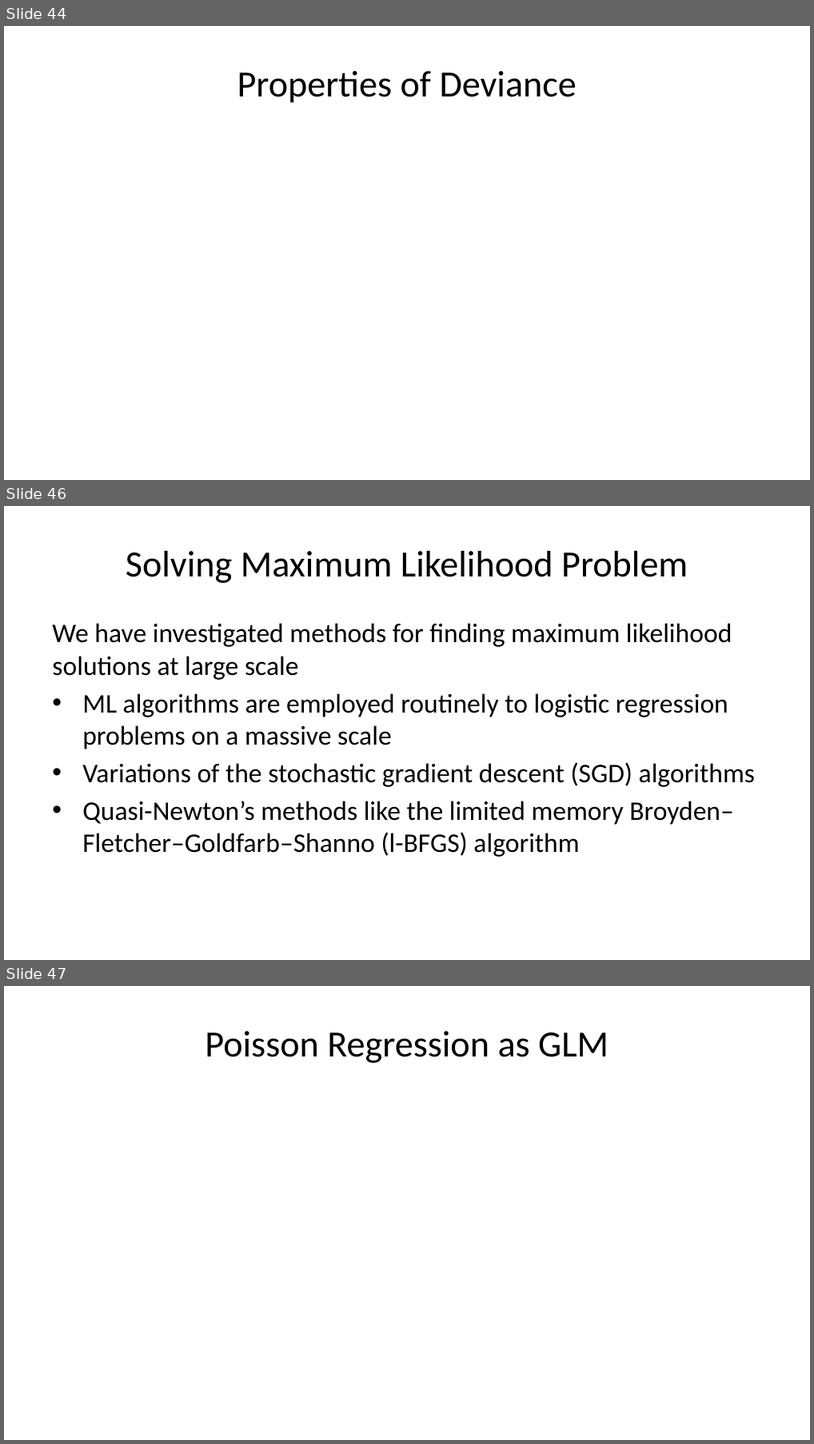
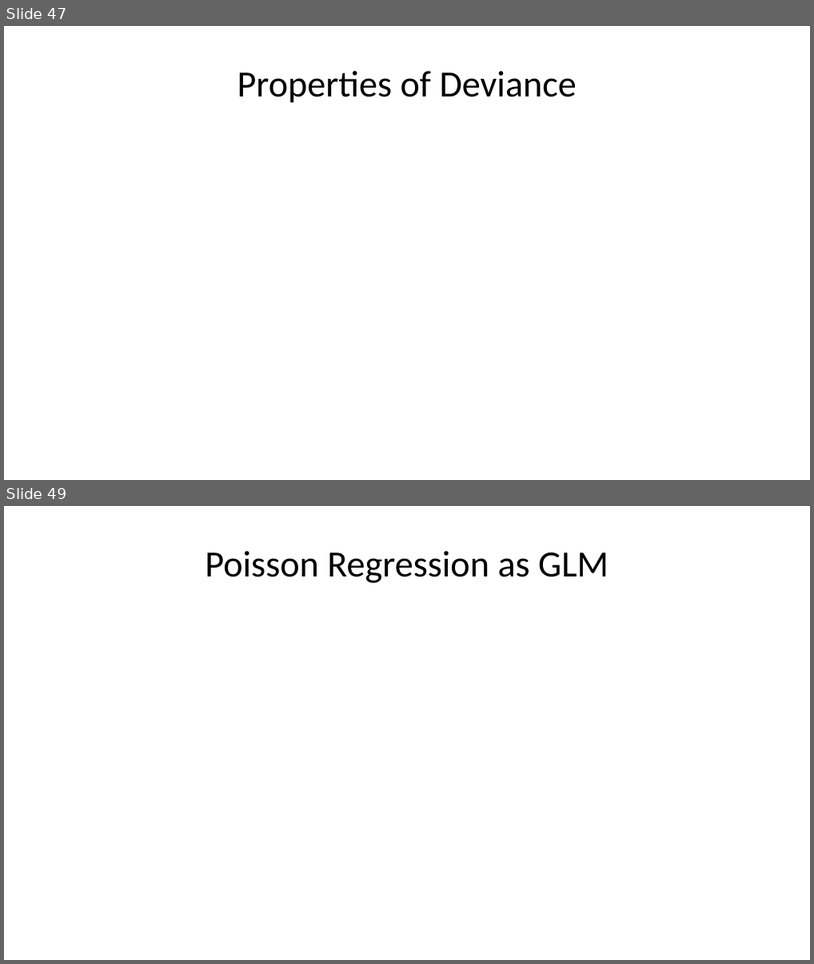
Before and after one commit to StephenElston/CSCI-E-83, a slide deck: LectureSlides/09_GeneralizingTheLinearModel.pptx. Shown one above the other, each under a label of ours: slides 44, 46 and 47 before the commit, slides 47 and 49 after it; the slides between them are not shown. The pictures are 814x1444 and 814x964 pixels, drawn with LibreOffice and Linux fonts; fonts in the diff are those of the drawing; grey boxes stand for pictures. Boxes give left, top, right and bottom in pixels: in the first picture for what was removed or moved away, otherwise in the second. Text is boxed around its words. In the diff, an @@ line names an element or a change of style, - is before the commit and + after.

```diff
--- a/LectureSlides/09_GeneralizingTheLinearModel.pptx
+++ b/LectureSlides/09_GeneralizingTheLinearModel.pptx
@@ slide 46 removed at (x1=4, y1=506, x2=810, y2=960), background #FFFFFF @@
@@ title removed at (x1=126, y1=551, x2=688, y2=583) @@
-Solving Maximum Likelihood Problem
@@ text removed at (x1=52, y1=623, x2=755, y2=856) @@
-We have investigated methods for finding maximum likelihood solutions at large scale
-• ML algorithms are employed routinely to logistic regression problems on a massive scale
-• Variations of the stochastic gradient descent (SGD) algorithms
-• Quasi-Newton’s methods like the limited memory Broyden–Fletcher–Goldfarb–Shanno (l-BFGS) algorithm
@@ what was slide 44 is now slide 47 @@
@@ what was slide 47 is now slide 49 @@
```
Also in this commit, not shown: 7 slides changed, 17 slides added, 14 other slides removed.
